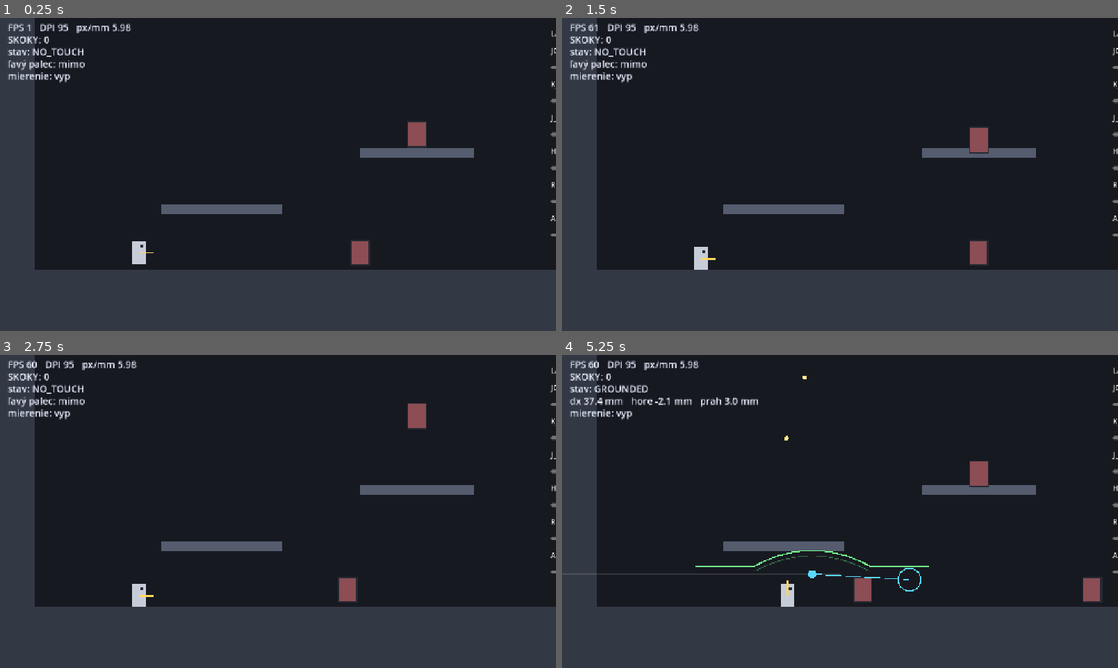
Above: before the commit, frames 1-4 (two rows, left to right).
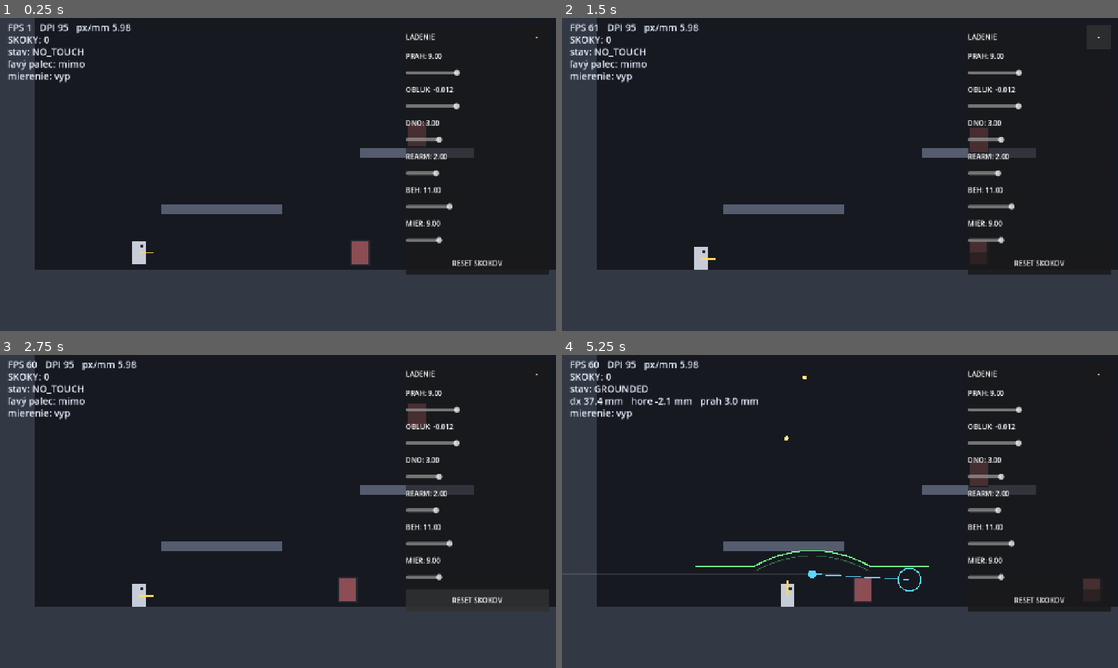
Above: after the commit, the same moments.

Repository: belispav/slavs
Game: Godot game, scene res://scenes/main.tscn
The game is run twice, just before and just after one commit, with the same random seed, the same clock (stepped at 60 frames per second) and the same inputs.
Inputs (mouse positions are in pixels of both pictures, inside the frame that each line leads up to):
- Up to frame 1 (0.25 s): no input
- Up to frame 2 (1.5 s): click (1101, 36) at 0.5 s, where only the run after the commit has a clickable "-"; click (1101, 36) at 1.25 s, where only the run after the commit has a clickable "+"
- Up to frame 3 (2.75 s): click (478, 599) at 2 s, where only the run after the commit has a clickable "RESET SKOKOV"
- Up to frame 4 (5.25 s): move the mouse to (962, 495) at 2.77 s; hold D 2.78-3.5 s; hold J 2.78-3.5 s; click (962, 495) at 2.92 s; tap W at 3.02 s; drag from (728, 527) to (851, 602) at 3.52 s; move the mouse to (895, 442) at 4.27 s; hold A 4.28-5 s; hold I 4.28-5 s; drag from (812, 574) to (1106, 589) at 5.02 s

The runs differ from the first frame. In frame 1, 2.3% of the frame differs, in the area x 73-100%, y 4-82%; in frame 2, 2.5%; in frame 3, 2.0%; in frame 4, 2.6%.

Commit message:
F1: fix debug panel anchoring so it stays on screen (safe area aware), shorten slider labels

Diff:
--- a/volya/scripts/debug_overlay.gd
+++ b/volya/scripts/debug_overlay.gd
@@ -5,6 +5,8 @@
 ## and gives three on-device sliders so the feel can be tuned WITHOUT rebuilds.
 
 const FONT_SIZE := 22
+const PANEL_W := 330.0
+const PANEL_MARGIN := 16.0
 const COL_TEXT := Color(0.92, 0.94, 1.0)
 const COL_LEFT := Color(0.35, 0.85, 1.0)
 const COL_RIGHT := Color(1.0, 0.72, 0.30)
@@ -48,12 +50,12 @@
 func _build_panel() -> void:
 	panel = PanelContainer.new()
 	panel.name = "TunePanel"
+	# Grow LEFT and DOWN, so the panel can never run off the right edge.
+	panel.grow_horizontal = Control.GROW_DIRECTION_BEGIN
+	panel.grow_vertical = Control.GROW_DIRECTION_END
 	add_child(panel)
-	panel.set_anchors_and_offsets_preset(
-		Control.PRESET_TOP_RIGHT, Control.PRESET_MODE_MINSIZE, 12)
 
 	var vb := VBoxContainer.new()
-	vb.custom_minimum_size = Vector2(300, 0)
 	panel.add_child(vb)
 
 	var head := HBoxContainer.new()
@@ -65,36 +67,67 @@
 	head.add_child(title)
 
 	var toggle := Button.new()
-	toggle.text = "–"
-	toggle.custom_minimum_size = Vector2(48, 48)
+	toggle.text = "-"
+	toggle.custom_minimum_size = Vector2(56, 56)
 	head.add_child(toggle)
 	toggle.pressed.connect(func() -> void:
 		rows.visible = not rows.visible
-		toggle.text = "–" if rows.visible else "+"
+		toggle.text = "-" if rows.visible else "+"
 	)
 
 	rows = VBoxContainer.new()
 	vb.add_child(rows)
 
-	_add_slider("J0_MM", 3.0, 20.0, 0.5, Touch.config.j0_mm,
+	# Kratke nazvy, aby sa panel zmestil na displej telefonu.
+	_add_slider("PRAH", 3.0, 20.0, 0.5, Touch.config.j0_mm,
 		func(v: float) -> void: Touch.config.j0_mm = v)
 	# zaporne = kupola (prah klesa do stran), kladne = udolie
-	_add_slider("K_ARC", -0.04, 0.04, 0.001, Touch.config.k_arc,
+	_add_slider("OBLUK", -0.04, 0.04, 0.001, Touch.config.k_arc,
 		func(v: float) -> void: Touch.config.k_arc = v)
-	_add_slider("J_MIN_MM", 1.0, 10.0, 0.5, Touch.config.j_min_mm,
+	_add_slider("DNO", 1.0, 10.0, 0.5, Touch.config.j_min_mm,
 		func(v: float) -> void: Touch.config.j_min_mm = v)
-	_add_slider("HYSTEREZA_MM", 0.5, 8.0, 0.25, Touch.config.hysteresis_mm,
+	_add_slider("REARM", 0.5, 8.0, 0.25, Touch.config.hysteresis_mm,
 		func(v: float) -> void: Touch.config.hysteresis_mm = v)
-	_add_slider("RUN_SAT_MM", 3.0, 30.0, 0.5, Touch.config.run_saturation_mm,
+	_add_slider("BEH", 3.0, 30.0, 0.5, Touch.config.run_saturation_mm,
 		func(v: float) -> void: Touch.config.run_saturation_mm = v)
-	_add_slider("AIM_RECENTER_MM", 3.0, 30.0, 0.5, Touch.config.aim_recenter_mm,
+	_add_slider("MIER", 3.0, 30.0, 0.5, Touch.config.aim_recenter_mm,
 		func(v: float) -> void: Touch.config.aim_recenter_mm = v)
 
 	var reset := Button.new()
-	reset.text = "RESET POČÍTADLA SKOKOV"
+	reset.text = "RESET SKOKOV"
 	reset.custom_minimum_size = Vector2(0, 52)
 	rows.add_child(reset)
 	reset.pressed.connect(func() -> void: Touch.jump_count = 0)
+
+	_layout_panel()
+	get_viewport().size_changed.connect(_layout_panel)
+
+
+## Explicitne ukotvenie vpravo hore, s odsadenim podla bezpecnej zony displeja
+## (vyrez kamery, zaoblene rohy). Preset s MINSIZE tu nefungoval, lebo sa
+## pocital skor, nez panel poznal svoju sirku.
+func _layout_panel() -> void:
+	var view: Vector2 = get_viewport().get_visible_rect().size
+	var right_inset: float = 0.0
+	var top_inset: float = 0.0
+
+	var win: Vector2i = DisplayServer.window_get_size()
+	if win.x > 0 and view.x > 0.0:
+		var s: float = view.x / float(win.x)
+		var safe: Rect2i = DisplayServer.get_display_safe_area()
+		if safe.size.x > 0:
+			right_inset = maxf(float(win.x - (safe.position.x + safe.size.x)) * s, 0.0)
+			top_inset = maxf(float(safe.position.y) * s, 0.0)
+
+	var w: float = minf(PANEL_W, view.x * 0.45)
+	panel.anchor_left = 1.0
+	panel.anchor_right = 1.0
+	panel.anchor_top = 0.0
+	panel.anchor_bottom = 0.0
+	panel.offset_right = -(PANEL_MARGIN + right_inset)
+	panel.offset_left = panel.offset_right - w
+	panel.offset_top = PANEL_MARGIN + top_inset
+	panel.offset_bottom = panel.offset_top
 
 
 func _add_slider(label_text: String, lo: float, hi: float, step: float,
Not shown, changed: tools/deploy_android.ps1
